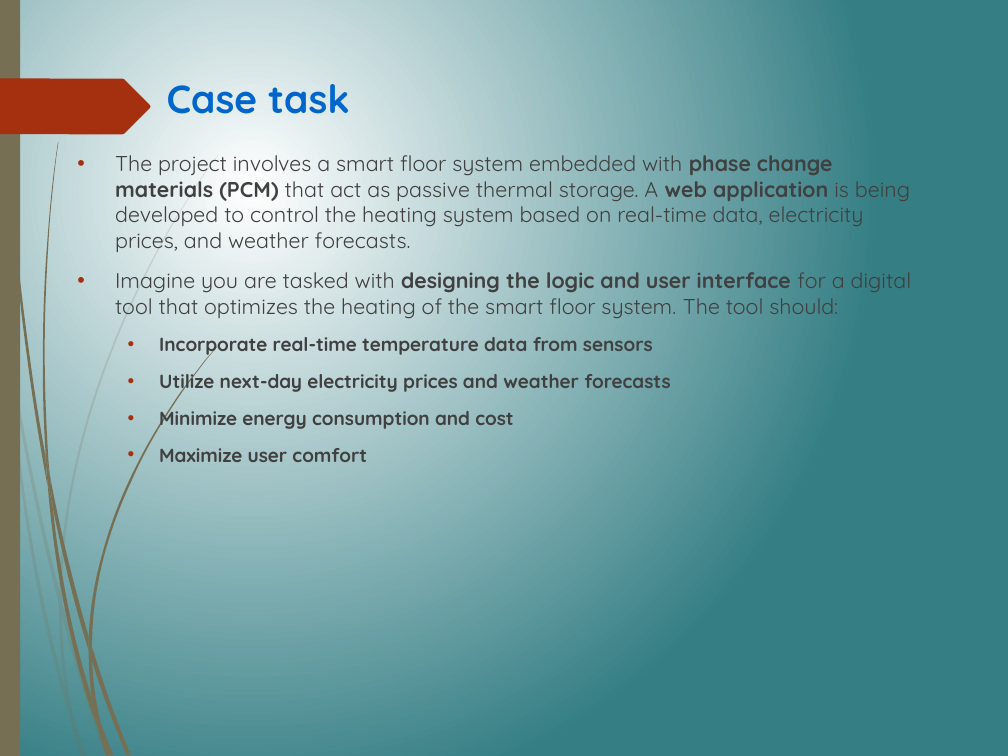
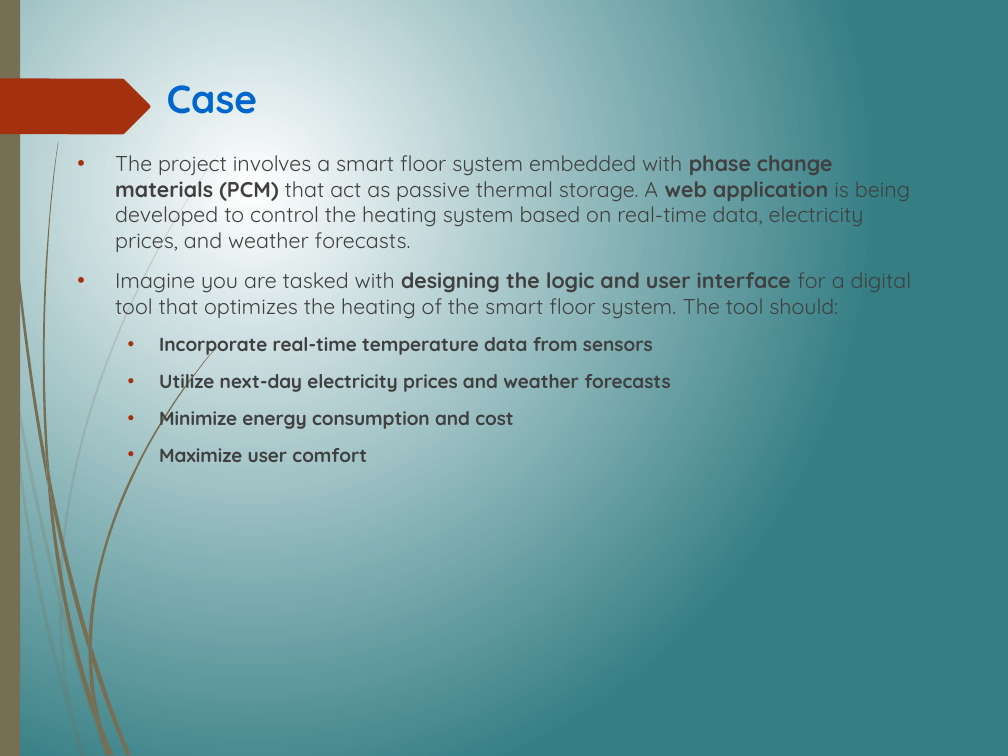
Before and after one commit to thanqminh/thanqminh.com, a slide deck: slide 2 of files/minh.pptx. Drawn at 1008x756 pixels with LibreOffice and Linux fonts; fonts in the diff are those of the drawing. Boxes give left, top, right and bottom in pixels: in the first picture for what was removed or moved away, otherwise in the second. Text is boxed around its words. In the diff, an @@ line names an element or a change of style, - is before the commit and + after.

```diff
--- a/files/minh.pptx
+++ b/files/minh.pptx
@@ title at bbox=[167, 85, 258, 114]: text changed @@
-Case task
+Case
```
Also in this commit, not shown: 8 other slides changed.
